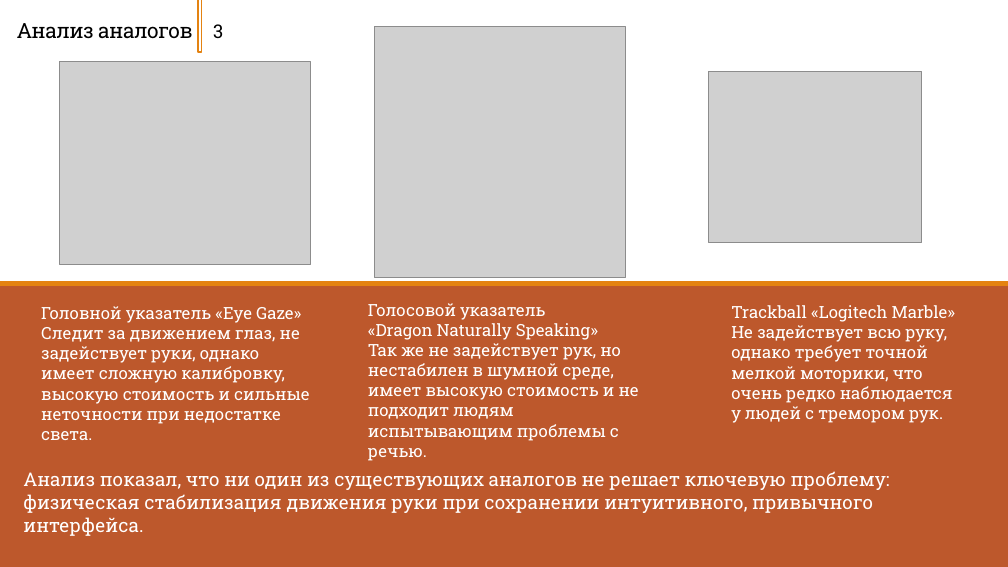
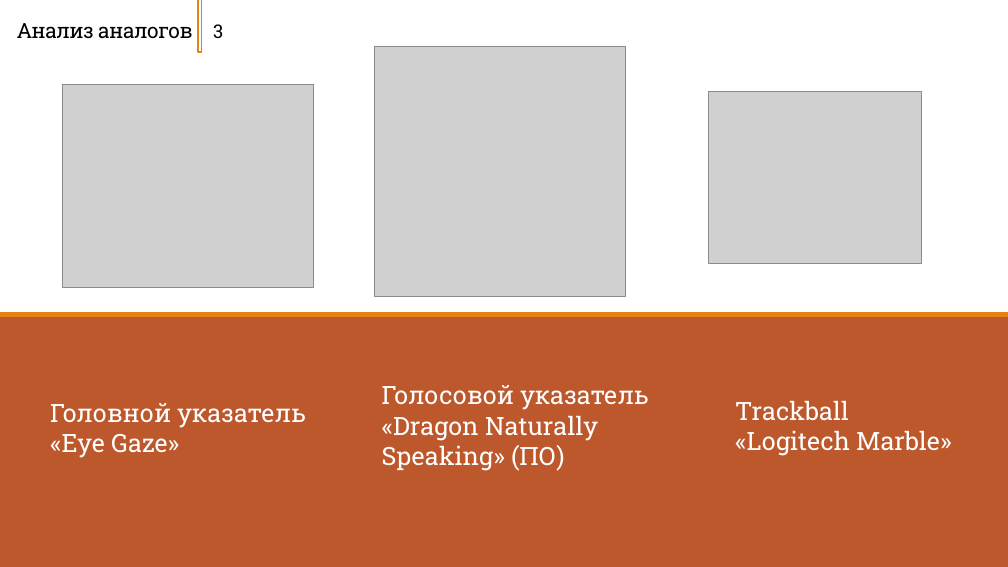
Before and after one commit to Zerocummer/Mmm-Yummers, a slide deck: slide 3 of Мышка для людей с ОВЗ/Документы/Презентация о манипуляторе.pptx. Drawn at 1008x567 pixels with LibreOffice and Linux fonts; fonts in the diff are those of the drawing; grey boxes stand for pictures. Boxes give left, top, right and bottom in pixels: in the first picture for what was removed or moved away, otherwise in the second. Text is boxed around its words. In the diff, an @@ line names an element or a change of style, - is before the commit and + after.

```diff
--- a/Мышка для людей с ОВЗ/Документы/Презентация о манипуляторе.pptx
+++ b/Мышка для людей с ОВЗ/Документы/Презентация о манипуляторе.pptx
@@ picture moved from (x1=374, y1=26, x2=625, y2=278) to (x1=374, y1=46, x2=625, y2=297) @@
@@ picture moved from (x1=60, y1=62, x2=311, y2=265) to (x1=62, y1=85, x2=313, y2=287) @@
@@ picture moved from (x1=709, y1=71, x2=922, y2=243) to (x1=709, y1=91, x2=922, y2=263) @@
@@ rectangle resized from (x1=0, y1=284, x2=1008, y2=567) to (x1=0, y1=315, x2=1008, y2=567) @@
@@ text at (x1=731, y1=325, x2=953, y2=423): paragraph removed @@
-Не задействует всю руку, однако требует точной мелкой моторики, что очень редко наблюдается у людей с тремором рук.
@@ text at (x1=382, y1=385, x2=649, y2=471): text changed; size 16 to 24 pt @@
-Голосовой указатель
-«Dragon Naturally Speaking»
-Так же не задействует рук, но нестабилен в шумной среде, имеет высокую стоимость и не подходит людям испытывающим проблемы с речью.
+Голосовой указатель
+«Dragon Naturally Speaking» (ПО)
@@ text at (x1=50, y1=403, x2=306, y2=458): text changed; size 16 to 24 pt @@
-Головной указатель «Eye Gaze»
-Следит за движением глаз, не задействует руки, однако имеет сложную калибровку, высокую стоимость и сильные неточности при недостатке света.
+Головной указатель «Eye Gaze»
@@ text "Trackball «Logitech Marble»" moved from (x1=731, y1=305, x2=956, y2=423) to (x1=735, y1=400, x2=952, y2=456) @@
@@ text "Trackball «Logitech Marble»" at (x1=735, y1=400, x2=952, y2=456): size 16 to 24 pt @@
@@ text removed at (x1=23, y1=471, x2=890, y2=513) @@
-Анализ показал, что ни один из существующих аналогов не решает ключевую проблему: физическая стабилизация движения руки при сохранении интуитивного, привычного интерфейса.
```
Also in this commit, not shown: 6 other slides changed, 2 other files.
